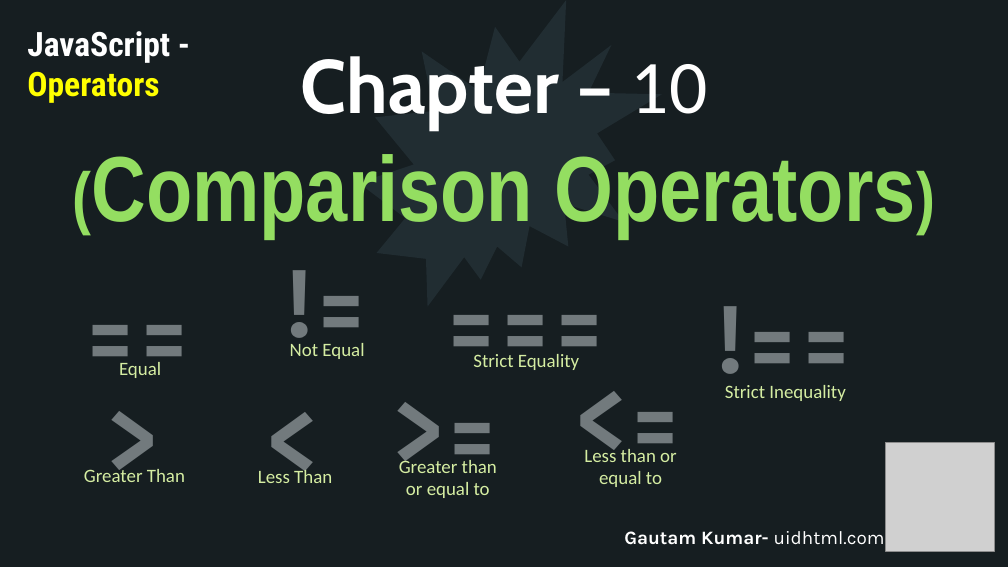
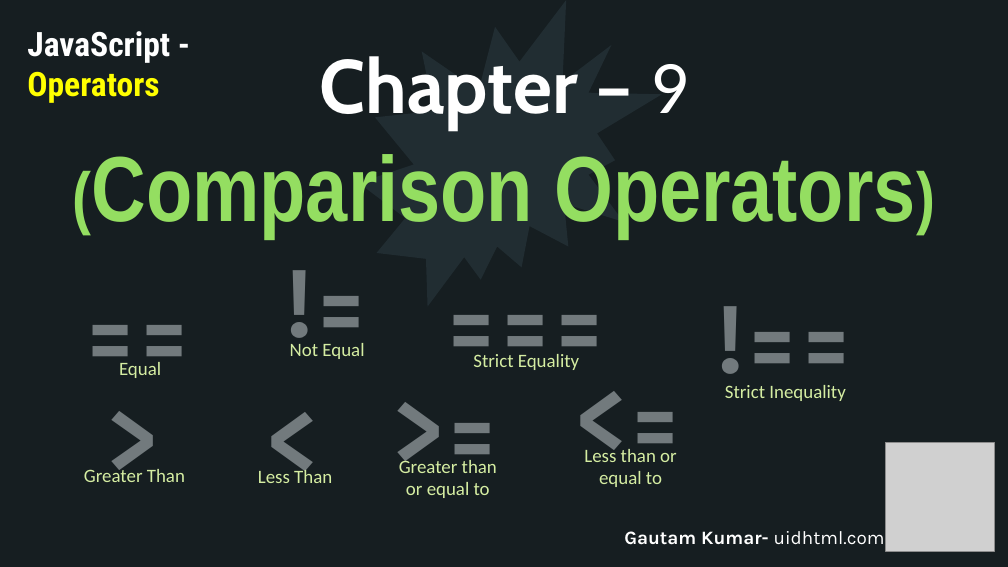
Before and after one commit to uidhtml/javascript-tutorials, a slide deck: slide 33 of Javascript Tutorials.pptx. Drawn at 1008x567 pixels with LibreOffice and Linux fonts; fonts in the diff are those of the drawing; grey boxes stand for pictures. Boxes give left, top, right and bottom in pixels: in the first picture for what was removed or moved away, otherwise in the second. Text is boxed around its words. In the diff, an @@ line names an element or a change of style, - is before the commit and + after.

Commit message:
Updated till 10th chapter

```diff
--- a/Javascript Tutorials.pptx
+++ b/Javascript Tutorials.pptx
@@ title at box(92, 56, 916, 237): text changed @@
-Chapter – 10
-(Comparison Operators)
+Chapter – 9
+(Comparison Operators)
```
Also in this commit, not shown: 3 other slides changed, 1 other file.
